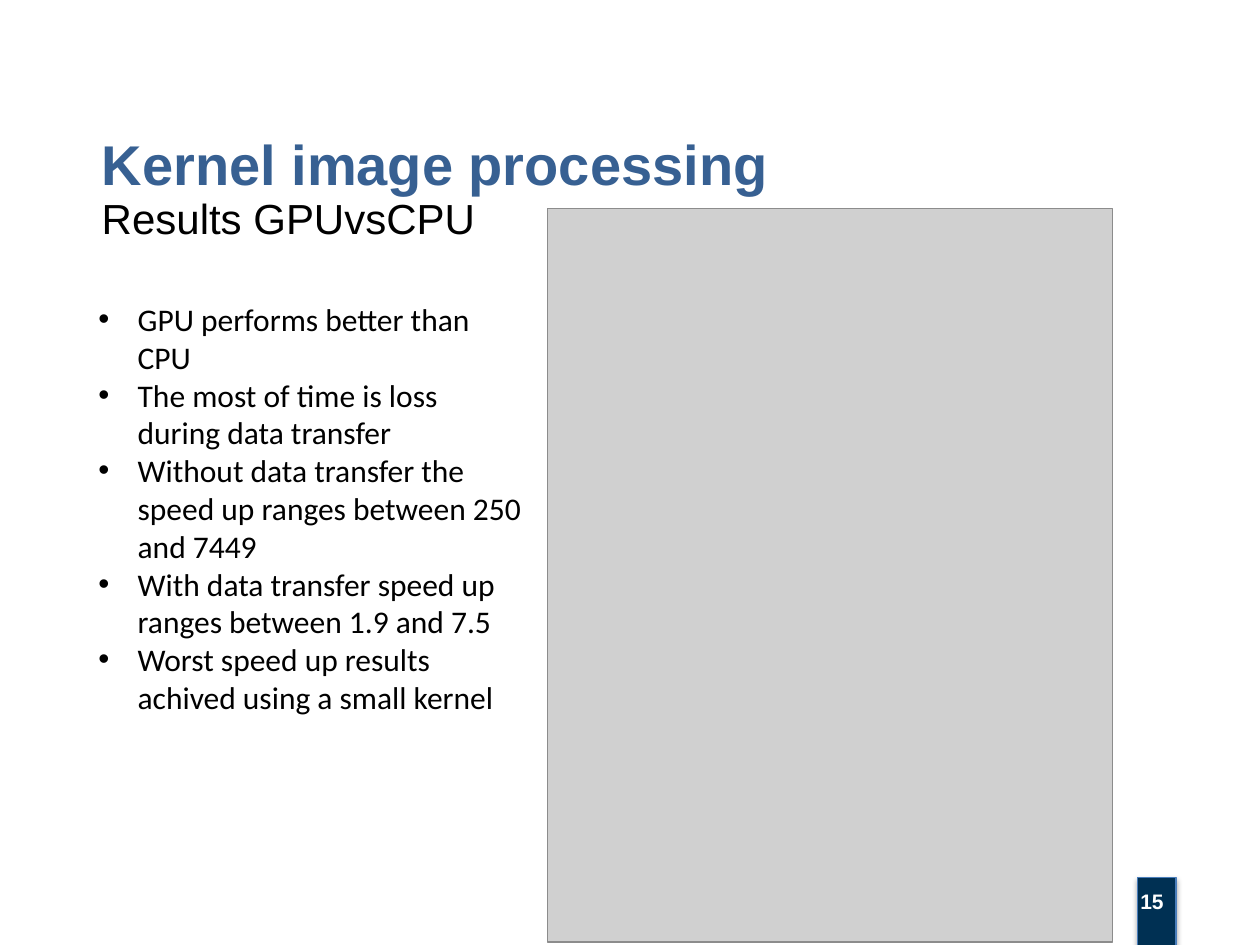
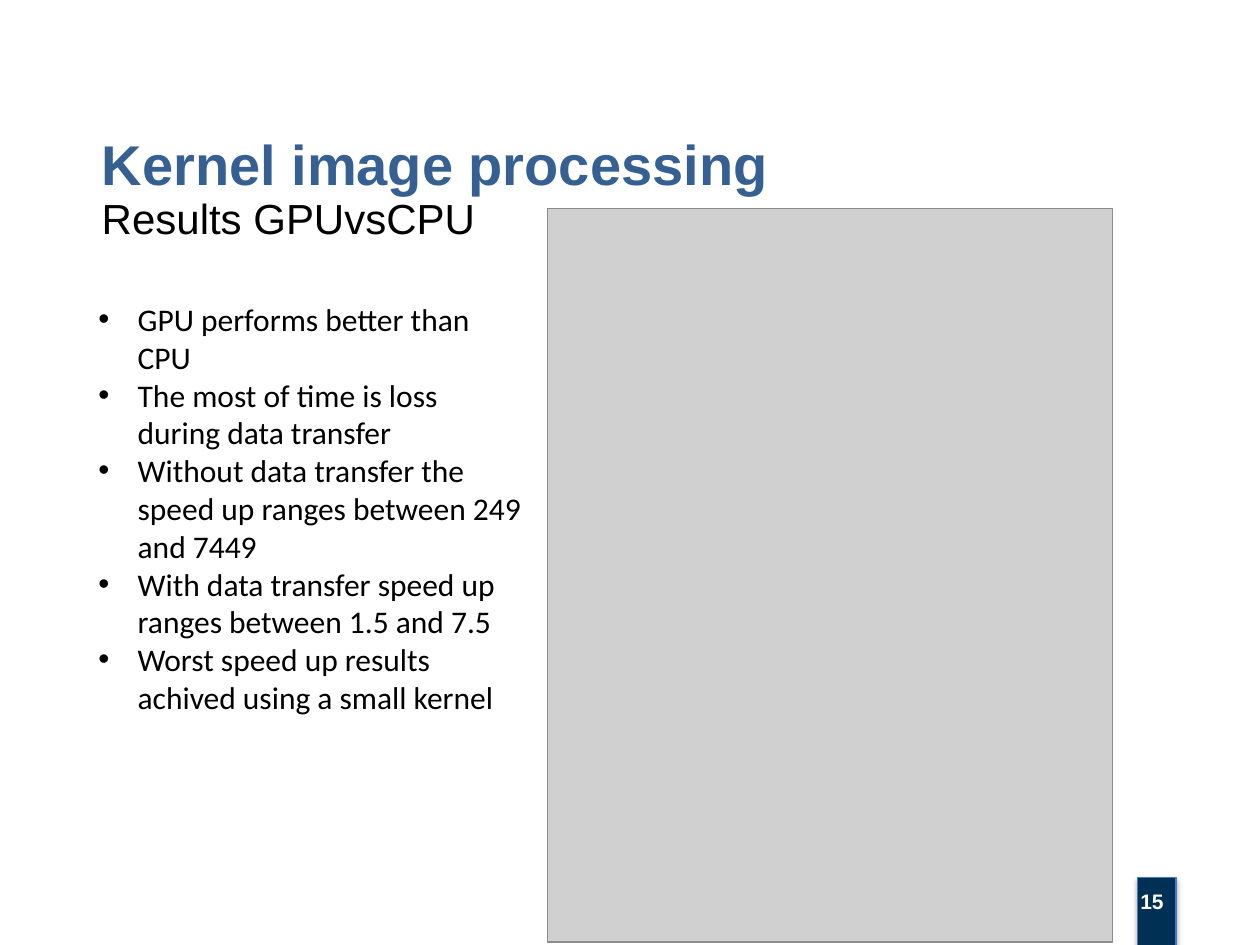
Before and after one commit to villifCoder559/KernelImageProcessing, a slide deck: slide 15 of project_report/kernel_image_processing_presentation.pptx. Drawn at 1260x945 pixels with LibreOffice and Linux fonts; fonts in the diff are those of the drawing; grey boxes stand for pictures; background and template pictures are left out. Boxes give left, top, right and bottom in pixels: in the first picture for what was removed or moved away, otherwise in the second. Text is boxed around its words. In the diff, an @@ line names an element or a change of style, - is before the commit and + after.

Commit message:
update

```diff
--- a/project_report/kernel_image_processing_presentation.pptx
+++ b/project_report/kernel_image_processing_presentation.pptx
@@ text at bbox=[138, 460, 521, 639]: text changed @@
-• Without data transfer the speed up ranges between 250 and 7449
-• With data transfer speed up ranges between 1.9 and 7.5
+• Without data transfer the speed up ranges between 249 and 7449
+• With data transfer speed up ranges between 1.5 and 7.5
```
Also in this commit, not shown: 3 other slides changed.
